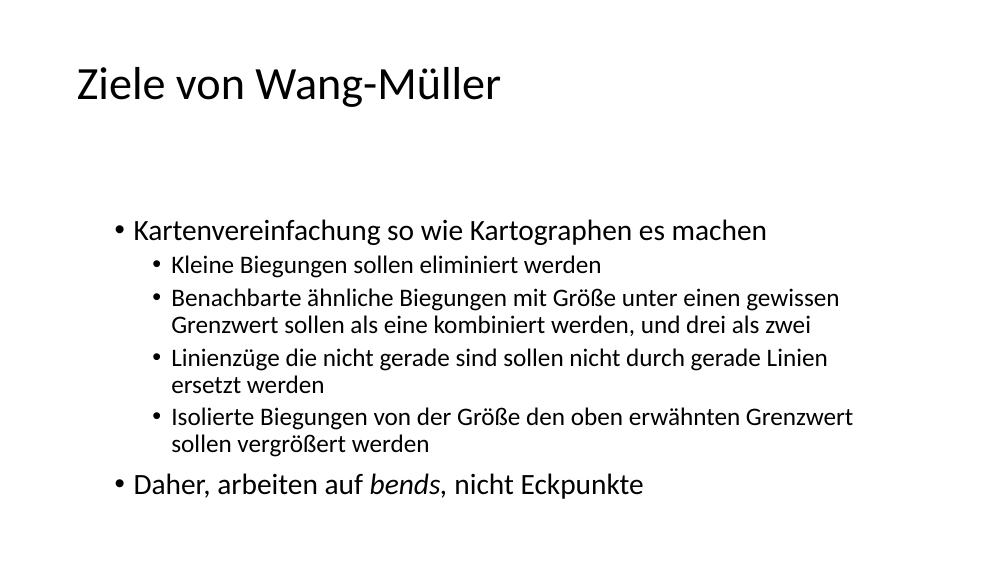
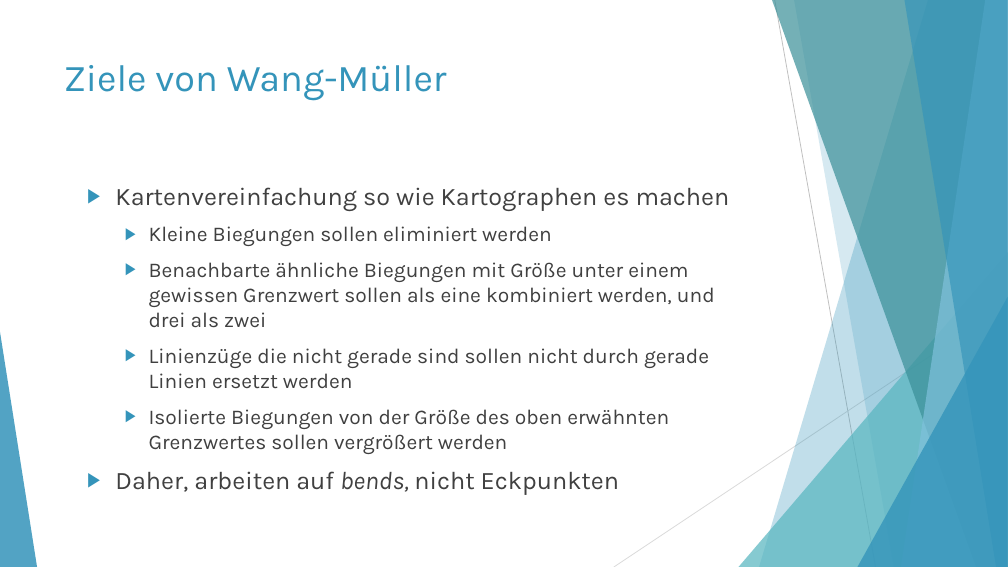
Before and after one commit to moritzhe/algokarto, a slide deck: slide 2 of Wang-Müller.pptx. Drawn at 1008x567 pixels with LibreOffice and Linux fonts; fonts in the diff are those of the drawing. Boxes give left, top, right and bottom in pixels: in the first picture for what was removed or moved away, otherwise in the second. Text is boxed around its words. In the diff, an @@ line names an element or a change of style, - is before the commit and + after.

Commit message:
Add design to presentation

```diff
--- a/Wang-Müller.pptx
+++ b/Wang-Müller.pptx
@@ title "Ziele von Wang-Müller": place and size @@
-title "Ziele von Wang-Müller" at (77, 67, 501, 107)
+title "Ziele von Wang-Müller" at (64, 65, 447, 101)
@@ title "Ziele von Wang-Müller" at (64, 65, 447, 101): size 44 to 36 pt, font Calibri to Karla, text colour #000000 to #3494BA; line spacing 0.9 to 1; vertical alignment middle to top @@
@@ text "Kartenvereinfachung so wie Kartographen es ...": place and size @@
-text "Kartenvereinfachung so wie Kartographen es ..." at (134, 219, 853, 499)
+text "Kartenvereinfachung so wie Kartographen es ..." at (115, 187, 730, 495)
@@ text at (115, 187, 730, 388): size 28 to 24 pt in "Kartenvereinfachung so wie Kartographen es machen"; font Calibri to Karla, text colour #000000 to #404040 in "Kartenvereinfachung so wie Kartographen es machen", "Kleine Biegungen sollen eliminiert werden", "Linienzüge die nicht gerade sind sollen nicht ..."; size 24 to 20 pt in "Kleine Biegungen sollen eliminiert werden", "Linienzüge die nicht gerade sind sollen nicht ..."; bullet • to ▶; line spacing 0.9 to 1; more space between paragraphs @@
@@ text at (149, 262, 715, 328): text changed; size 24 to 20 pt; font Calibri to Karla; text colour #000000 to #404040 @@
-  • Benachbarte ähnliche Biegungen mit Größe unter einen gewissen Grenzwert sollen als eine kombiniert werden, und drei als zwei
+  ▶ Benachbarte ähnliche Biegungen mit Größe unter einem gewissen Grenzwert sollen als eine kombiniert werden, und drei als zwei
@@ group added at (0, 0, 1008, 567): 5 freeform shapes, 3 triangles, 2 lines @@
@@ text at (115, 409, 669, 495): text changed; size 24 to 20 pt; font Calibri to Karla; text colour #000000 to #404040 @@
-  • Isolierte Biegungen von der Größe den oben erwähnten Grenzwert sollen vergrößert werden
-• Daher, arbeiten auf bends, nicht Eckpunkte
+  ▶ Isolierte Biegungen von der Größe des oben erwähnten Grenzwertes sollen vergrößert werden
+▶ Daher, arbeiten auf bends, nicht Eckpunkten
```
Also in this commit, not shown: 14 other slides changed, 1 slide added, 1 slide removed.
